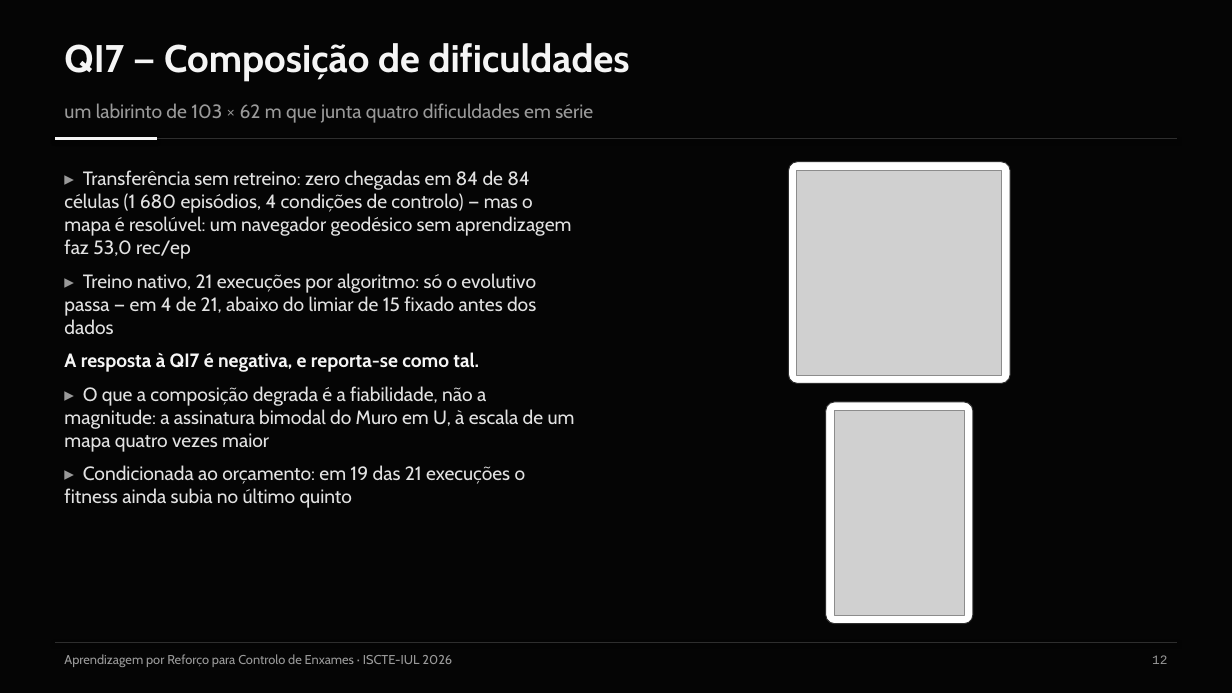
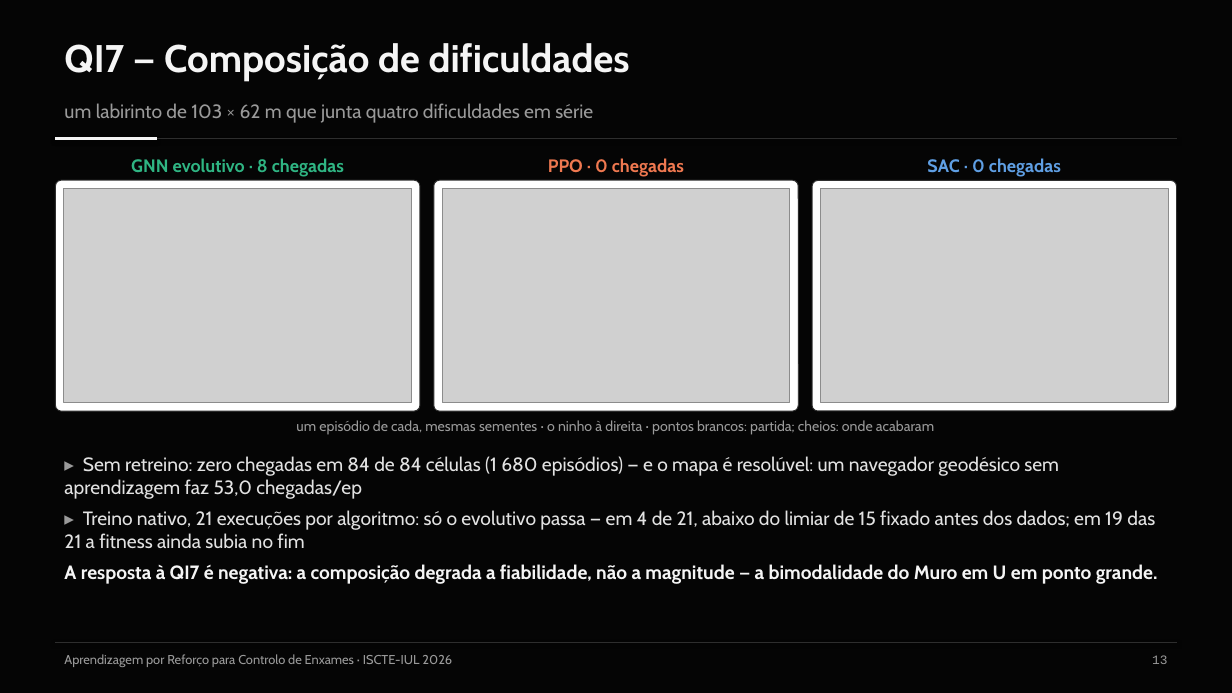
Before and after one commit to Pombo2001/swarm-robotics-tese, a slide deck: slide 14 of Defesa/slides_defesa.pptx (slide 13 before the commit). Drawn at 1232x693 pixels with LibreOffice and Linux fonts; fonts in the diff are those of the drawing; grey boxes stand for pictures. Boxes give left, top, right and bottom in pixels: in the first picture for what was removed or moved away, otherwise in the second. Text is boxed around its words. In the diff, an @@ line names an element or a change of style, - is before the commit and + after.

```diff
--- a/Defesa/slides_defesa.pptx
+++ b/Defesa/slides_defesa.pptx
@@ text added at bbox=[131, 158, 344, 177], 14 pt, text #2FB583, bold @@
+GNN evolutivo · 8 chegadas
@@ text added at bbox=[548, 158, 684, 177], 14 pt, text #EF7850, bold @@
+PPO · 0 chegadas
@@ picture removed at bbox=[797, 170, 1002, 375] @@
@@ text added at bbox=[927, 158, 1061, 177], 14 pt, text #5F9FE4, bold @@
+SAC · 0 chegadas
@@ rounded rectangle: place and size @@
-rounded rectangle at bbox=[788, 162, 1010, 384]
+rounded rectangle at bbox=[55, 180, 420, 411]
@@ rounded rectangle at bbox=[55, 180, 420, 411]: proportions changed @@
@@ picture added at bbox=[64, 189, 411, 403] @@
@@ rounded rectangle added at bbox=[433, 180, 798, 411], fill #FFFFFF, outline #2E2E2E 0.75 pt @@
@@ picture added at bbox=[442, 189, 789, 403] @@
@@ rounded rectangle added at bbox=[812, 180, 1177, 410], fill #FFFFFF, outline #2E2E2E 0.75 pt @@
@@ picture added at bbox=[821, 189, 1168, 402] @@
@@ rounded rectangle removed at bbox=[826, 402, 973, 624] @@
@@ picture removed at bbox=[835, 410, 965, 616] @@
@@ text added at bbox=[296, 420, 934, 435], 11 pt, text #9A9A9A @@
+um episódio de cada, mesmas sementes · o ninho à direita · pontos brancos: partida; cheios: onde acabaram
@@ text at bbox=[64, 456, 1158, 584]: text changed @@
-▸ Transferência sem retreino: zero chegadas em 84 de 84 células (1 680 episódios, 4 condições de controlo) — mas o mapa é resolúvel: um navegador geodésico sem aprendizagem faz 53,0 rec/ep
-▸ Treino nativo, 21 execuções por algoritmo: só o evolutivo passa — em 4 de 21, abaixo do limiar de 15 fixado antes dos dados
-A resposta à QI7 é negativa, e reporta-se como tal.
-▸ O que a composição degrada é a fiabilidade, não a magnitude: a assinatura bimodal do Muro em U, à escala de um mapa quatro vezes maior
-▸ Condicionada ao orçamento: em 19 das 21 execuções o fitness ainda subia no último quinto
+▸ Sem retreino: zero chegadas em 84 de 84 células (1 680 episódios) — e o mapa é resolúvel: um navegador geodésico sem aprendizagem faz 53,0 chegadas/ep
+▸ Treino nativo, 21 execuções por algoritmo: só o evolutivo passa — em 4 de 21, abaixo do limiar de 15 fixado antes dos dados; em 19 das 21 a fitness ainda subia no fim
+A resposta à QI7 é negativa: a composição degrada a fiabilidade, não a magnitude — a bimodalidade do Muro em U em ponto grande.
```
Also in this commit, not shown: 18 other slides changed, 1 slide added, 5 other files.
